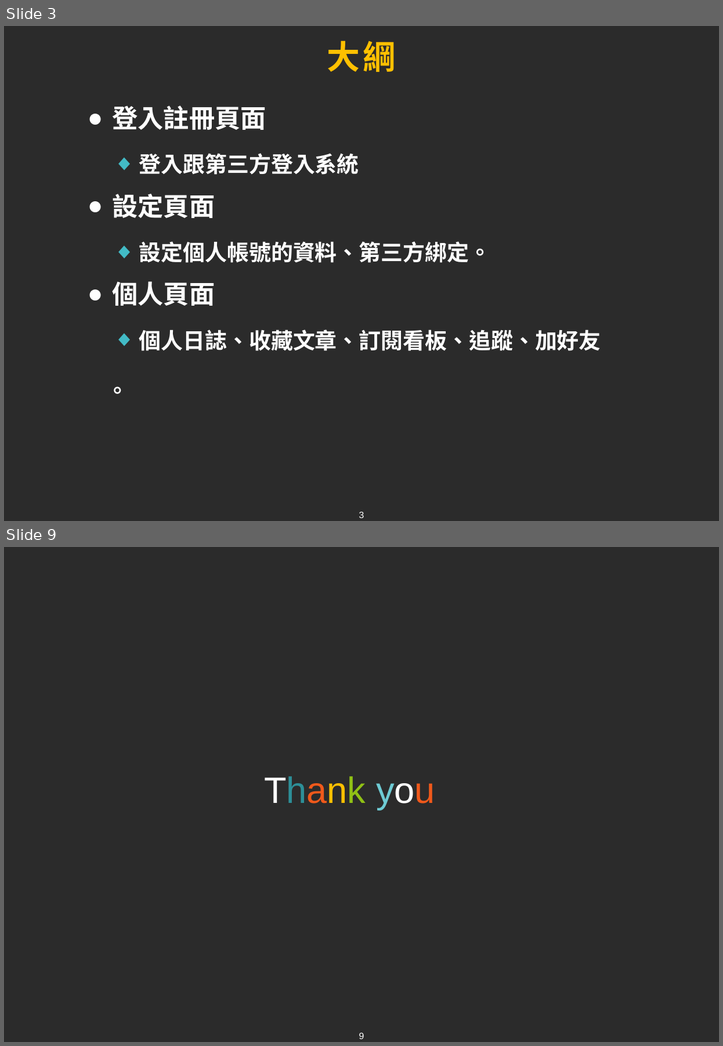
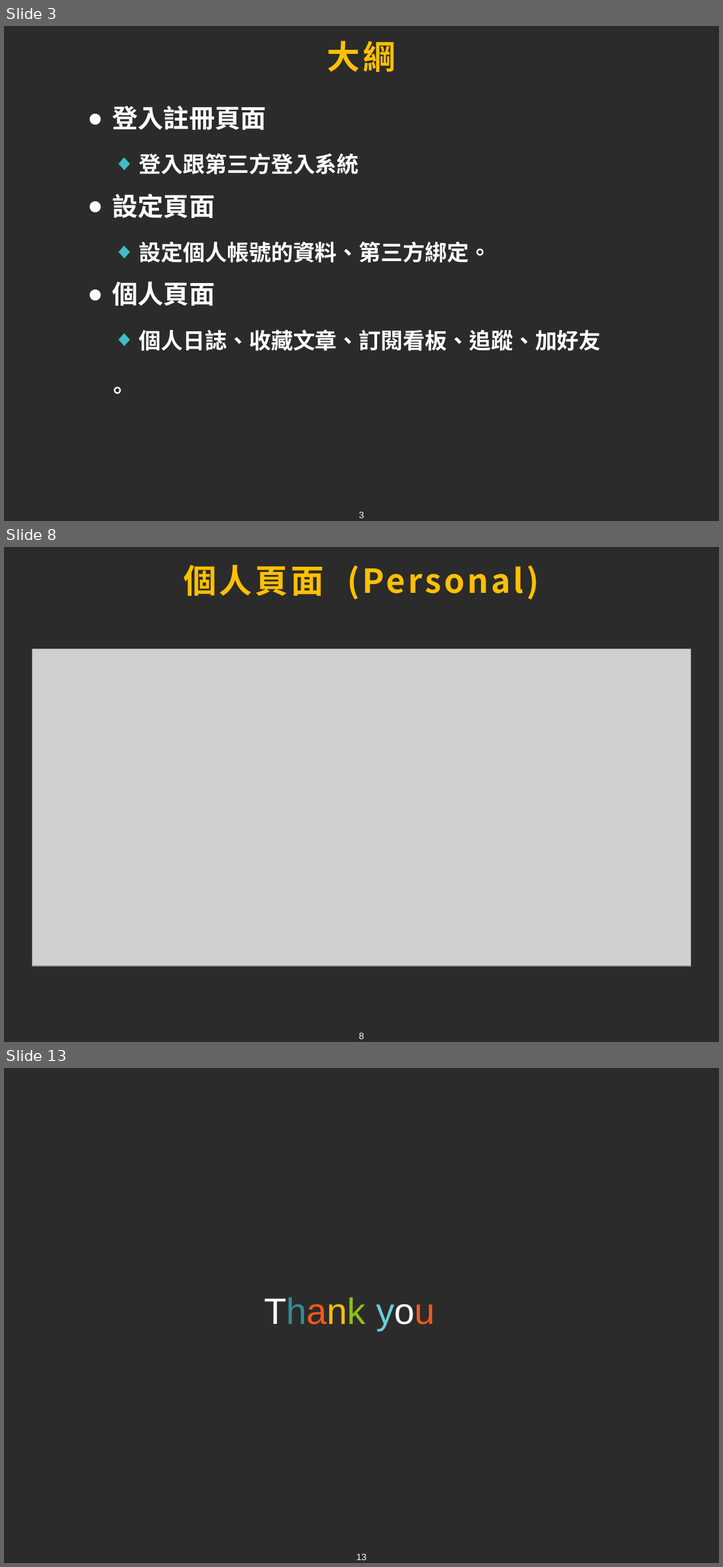
Before and after one commit to tim93009/FinalProject_GameForum, a slide deck: docs/ppt/xiong.pptx. Shown one above the other, each under a label of ours: slides 3 and 9 before the commit, slides 3, 8 and 13 after it; the slides between them are not shown. The pictures are 723x1046 and 723x1567 pixels, drawn with LibreOffice and Linux fonts; fonts in the diff are those of the drawing; grey boxes stand for pictures; background and template pictures are left out; a plain dark background stands for a picture behind light text. Boxes give left, top, right and bottom in pixels: in the first picture for what was removed or moved away, otherwise in the second. Text is boxed around its words. In the diff, an @@ line names an element or a change of style, - is before the commit and + after.

```diff
--- a/docs/ppt/xiong.pptx
+++ b/docs/ppt/xiong.pptx
@@ slide 8 added at bbox=[4, 547, 719, 1042], background picture (left out); not listed: 1 template element that a slide beside it also shows @@
@@ title added at bbox=[183, 564, 539, 600], 36 pt, text #FFC000, bold @@
+個人頁面 (Personal)
@@ picture added at bbox=[32, 649, 691, 966] @@
@@ what was slide 9 is now slide 13 @@
@@ page number at bbox=[356, 1553, 366, 1560]: text changed @@
-9
+13
```
Also in this commit, not shown: 5 slides changed, 3 other slides added, 2 other files.
